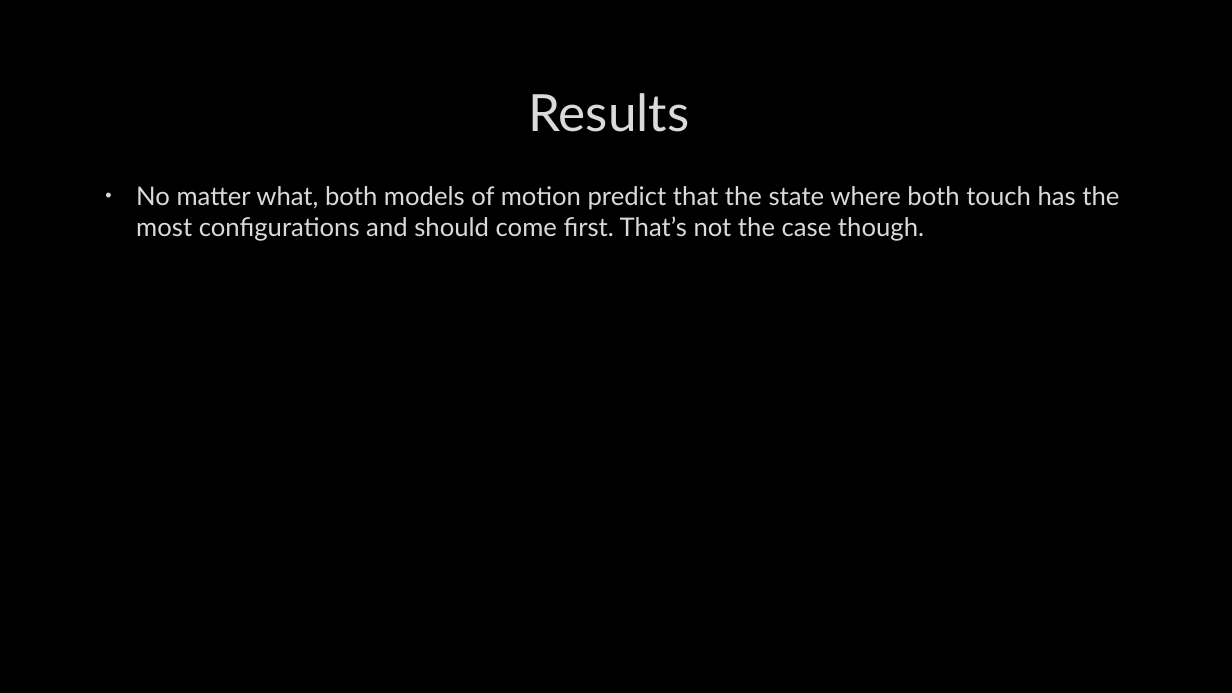
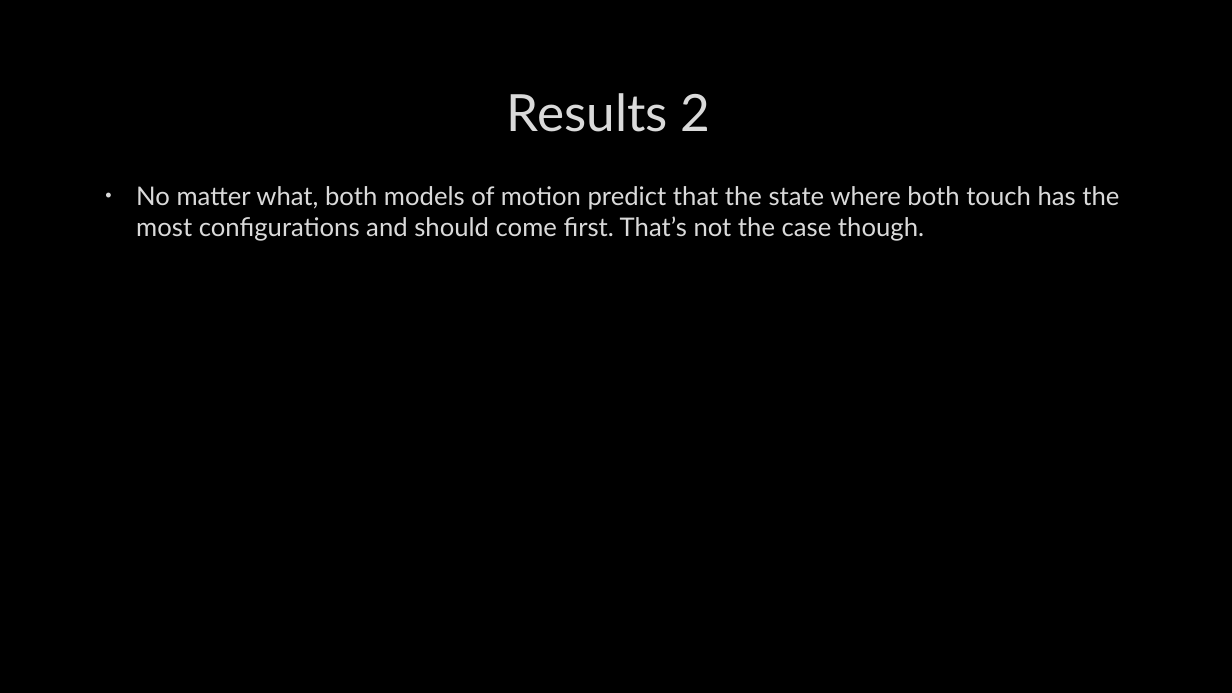
Before and after one commit to TchakamauRa/Soft-Matter, a slide deck: slide 26 of Backup copy.pptx (slide 21 before the commit). Drawn at 1232x693 pixels with LibreOffice and Linux fonts; fonts in the diff are those of the drawing; background and template pictures are left out. Boxes give left, top, right and bottom in pixels: in the first picture for what was removed or moved away, otherwise in the second. Text is boxed around its words. In the diff, an @@ line names an element or a change of style, - is before the commit and + after.

```diff
--- a/Backup copy.pptx
+++ b/Backup copy.pptx
@@ title at [507,93,711,132]: text changed @@
-Results
+Results 2
```
Also in this commit, not shown: 1 other slide changed, 6 slides added, 5 other files.
